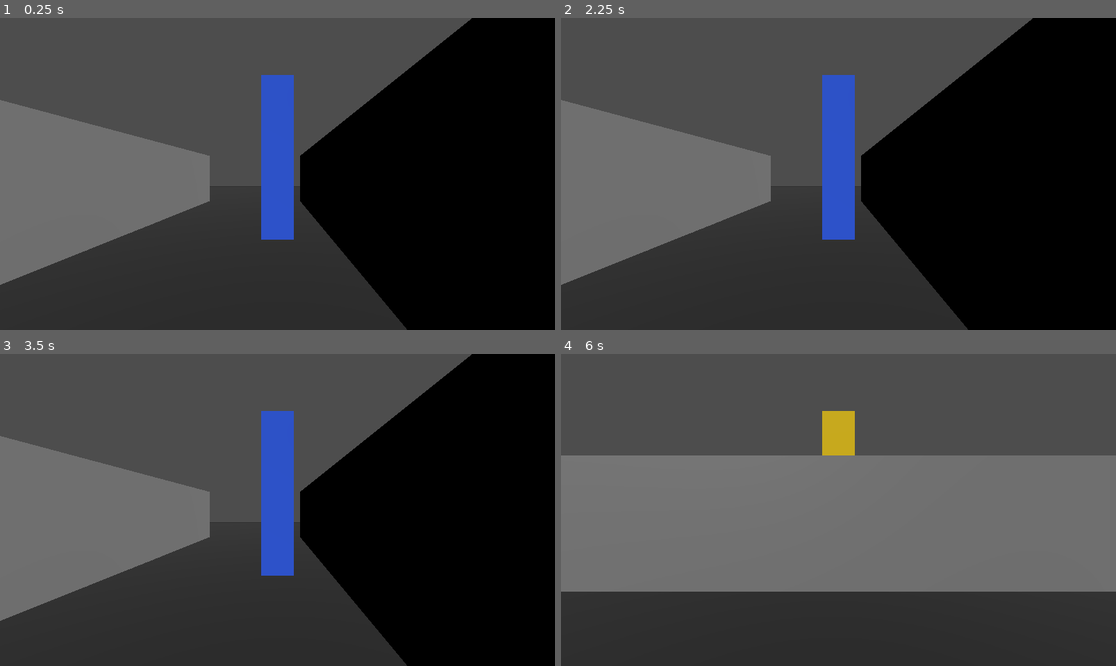
Above: before the commit, frames 1-4 (two rows, left to right).
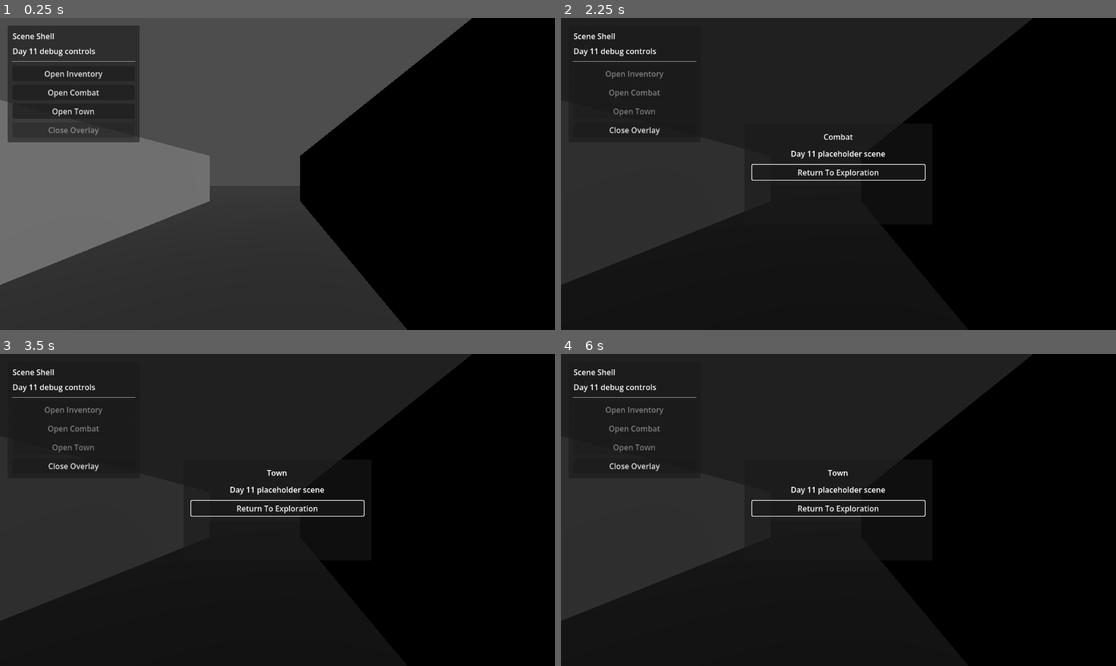
Above: after the commit, the same moments.

Repository: adamico/blobber-godot
Game: Godot game, scene res://scenes/world/manual_test_world.tscn
Two runs of this game, one before a commit and one after it. Both use one fixed random seed, a clock stepped at 60 frames per second and the inputs below. The project has no main scene, so this scene is started directly.
Inputs (mouse positions are in pixels of both pictures, inside the frame that each line leads up to):
- Up to frame 1 (0.25 s): no input
- Up to frame 2 (2.25 s): click (633, 74) at 0.5 s, where only the run after the commit has a clickable "Open Inventory"; click (838, 170) at 1.25 s, where only the run after the commit has a clickable "Return To Exploration"; click (633, 92) at 2 s, where only the run after the commit has a clickable "Open Combat"
- Up to frame 3 (3.5 s): move the mouse to (399, 494) at 2.77 s; hold D (move_right) from 2.78 s (still down); hold C (open_combat, bound only after the commit) from 2.78 s (still down); click (399, 494) at 2.92 s; tap T (open_town, bound only after the commit) at 3.05 s
- Up to frame 4 (6 s): release D (move_right) at 3.5 s; release C (open_combat, bound only after the commit) at 3.5 s; drag from (727, 525) to (810, 572) at 3.52 s; move the mouse to (894, 441) at 4.27 s; hold D (move_right) 4.28-5 s; hold C (open_combat, bound only after the commit) 4.28-5 s; click (894, 441) at 4.42 s; tap T (open_town, bound only after the commit) at 4.55 s; drag from (810, 572) to (672, 463) at 5.02 s; move the mouse to (1005, 556) at 5.77 s; hold Q (turn_left) from 5.78 s (still down); hold Shift from 5.78 s (still down); click (1005, 556) at 5.92 s

The runs differ from the first frame. In frame 1, 12% of the frame differs, in the area x 1-53%, y 2-72%; in frame 2, 65%; in frame 3, 65%; in frame 4, 99%, in the area x 0-100%, y 0-100%.

Commit message:
feat(day11): add scene overlay isolation shell with inventory/combat/town placeholders
implement Day 11 scene transition shell for exploration -> overlay -> exploration flow
add placeholder overlays for inventory, combat, and town with close/back behavior
pause exploration command processing while overlay is active, then resume safely on close
preserve one queued command across overlay transitions and drain on resume
add world-level overlay coordinator with input-action and debug-button triggers
add overlay UX polish: dimmer backdrop, focus handoff on open/close, and debug panel cleanup
remove DebugWorld scene dependency; inline light/floor setup into manual world scene
keep GridMap occupancy/passability wiring intact after world scene refactor
add Day 11 regression tests for:
movement/input isolation while overlay is open
busy + queued command preservation/resume semantics
action-trigger and debug-button trigger paths
update input map with open_inventory, open_combat, open_town, and close_overlay actions

Diff:
--- a/project.godot
+++ b/project.godot
@@ -60,6 +60,26 @@
 , Object(InputEventJoypadButton,"resource_local_to_scene":false,"resource_name":"","device":-1,"button_index":10,"pressure":0.0,"pressed":false,"script":null)
 ]
 }
+open_inventory={
+"deadzone": 0.2,
+"events": [Object(InputEventKey,"resource_local_to_scene":false,"resource_name":"","device":-1,"window_id":0,"alt_pressed":false,"shift_pressed":false,"ctrl_pressed":false,"meta_pressed":false,"pressed":false,"keycode":0,"physical_keycode":73,"key_label":0,"unicode":105,"location":0,"echo":false,"script":null)
+]
+}
+open_combat={
+"deadzone": 0.2,
+"events": [Object(InputEventKey,"resource_local_to_scene":false,"resource_name":"","device":-1,"window_id":0,"alt_pressed":false,"shift_pressed":false,"ctrl_pressed":false,"meta_pressed":false,"pressed":false,"keycode":0,"physical_keycode":67,"key_label":0,"unicode":99,"location":0,"echo":false,"script":null)
+]
+}
+open_town={
+"deadzone": 0.2,
+"events": [Object(InputEventKey,"resource_local_to_scene":false,"resource_name":"","device":-1,"window_id":0,"alt_pressed":false,"shift_pressed":false,"ctrl_pressed":false,"meta_pressed":false,"pressed":false,"keycode":0,"physical_keycode":84,"key_label":0,"unicode":116,"location":0,"echo":false,"script":null)
+]
+}
+close_overlay={
+"deadzone": 0.2,
+"events": [Object(InputEventKey,"resource_local_to_scene":false,"resource_name":"","device":-1,"window_id":0,"alt_pressed":false,"shift_pressed":false,"ctrl_pressed":false,"meta_pressed":false,"pressed":false,"keycode":4194305,"physical_keycode":4194305,"key_label":4194305,"unicode":0,"location":0,"echo":false,"script":null)
+]
+}
 
 [layer_names]
 
--- /dev/null
+++ b/scenes/combat/combat_placeholder.tscn
@@ -0,0 +1,59 @@
+[gd_scene format=3]
+
+[ext_resource type="Script" path="res://scenes/overlays/placeholder_overlay.gd" id="1"]
+
+[node name="CombatPlaceholder" type="Control"]
+layout_mode = 3
+anchors_preset = 15
+anchor_right = 1.0
+anchor_bottom = 1.0
+grow_horizontal = 2
+grow_vertical = 2
+script = ExtResource("1")
+overlay_title = "Combat"
+overlay_subtitle = "Day 11 placeholder scene"
+
+[node name="Dimmer" type="ColorRect" parent="."]
+layout_mode = 1
+anchors_preset = 15
+anchor_right = 1.0
+anchor_bottom = 1.0
+grow_horizontal = 2
+grow_vertical = 2
+mouse_filter = 2
+color = Color(0, 0, 0, 0.58)
+
+[node name="Center" type="CenterContainer" parent="."]
+layout_mode = 1
+anchors_preset = 15
+anchor_right = 1.0
+anchor_bottom = 1.0
+grow_horizontal = 2
+grow_vertical = 2
+
+[node name="Panel" type="PanelContainer" parent="Center"]
+custom_minimum_size = Vector2(390, 210)
+layout_mode = 2
+
+[node name="Margin" type="MarginContainer" parent="Center/Panel"]
+layout_mode = 2
+theme_override_constants/margin_left = 16
+theme_override_constants/margin_top = 16
+theme_override_constants/margin_right = 16
+theme_override_constants/margin_bottom = 16
+
+[node name="VBox" type="VBoxContainer" parent="Center/Panel/Margin"]
+layout_mode = 2
+theme_override_constants/separation = 12
+
+[node name="Title" type="Label" parent="Center/Panel/Margin/VBox"]
+layout_mode = 2
+horizontal_alignment = 1
+
+[node name="Subtitle" type="Label" parent="Center/Panel/Margin/VBox"]
+layout_mode = 2
+horizontal_alignment = 1
+
+[node name="CloseButton" type="Button" parent="Center/Panel/Margin/VBox"]
+layout_mode = 2
+text = "Return To Exploration"
--- /dev/null
+++ b/scenes/inventory/inventory_placeholder.tscn
@@ -0,0 +1,59 @@
+[gd_scene format=3]
+
+[ext_resource type="Script" path="res://scenes/overlays/placeholder_overlay.gd" id="1"]
+
+[node name="InventoryPlaceholder" type="Control"]
+layout_mode = 3
+anchors_preset = 15
+anchor_right = 1.0
+anchor_bottom = 1.0
+grow_horizontal = 2
+grow_vertical = 2
+script = ExtResource("1")
+overlay_title = "Inventory"
+overlay_subtitle = "Day 11 placeholder scene"
+
+[node name="Dimmer" type="ColorRect" parent="."]
+layout_mode = 1
+anchors_preset = 15
+anchor_right = 1.0
+anchor_bottom = 1.0
+grow_horizontal = 2
+grow_vertical = 2
+mouse_filter = 2
+color = Color(0, 0, 0, 0.58)
+
+[node name="Center" type="CenterContainer" parent="."]
+layout_mode = 1
+anchors_preset = 15
+anchor_right = 1.0
+anchor_bottom = 1.0
+grow_horizontal = 2
+grow_vertical = 2
+
+[node name="Panel" type="PanelContainer" parent="Center"]
+custom_minimum_size = Vector2(390, 210)
+layout_mode = 2
+
+[node name="Margin" type="MarginContainer" parent="Center/Panel"]
+layout_mode = 2
+theme_override_constants/margin_left = 16
+theme_override_constants/margin_top = 16
+theme_override_constants/margin_right = 16
+theme_override_constants/margin_bottom = 16
+
+[node name="VBox" type="VBoxContainer" parent="Center/Panel/Margin"]
+layout_mode = 2
+theme_override_constants/separation = 12
+
+[node name="Title" type="Label" parent="Center/Panel/Margin/VBox"]
+layout_mode = 2
+horizontal_alignment = 1
+
+[node name="Subtitle" type="Label" parent="Center/Panel/Margin/VBox"]
+layout_mode = 2
+horizontal_alignment = 1
+
+[node name="CloseButton" type="Button" parent="Center/Panel/Margin/VBox"]
+layout_mode = 2
+text = "Return To Exploration"
--- /dev/null
+++ b/scenes/overlays/placeholder_overlay.gd
@@ -0,0 +1,41 @@
+extends Control
+
+signal close_requested
+
+@export var overlay_title := "Placeholder"
+@export var overlay_subtitle := "Scene shell"
+
+@onready var _title_label: Label = get_node_or_null("Center/Panel/Margin/VBox/Title")
+@onready var _subtitle_label: Label = get_node_or_null("Center/Panel/Margin/VBox/Subtitle")
+@onready var _close_button: Button = get_node_or_null("Center/Panel/Margin/VBox/CloseButton")
+
+
+func _ready() -> void:
+	if _title_label != null:
+		_title_label.text = overlay_title
+	if _subtitle_label != null:
+		_subtitle_label.text = overlay_subtitle
+	if _close_button != null:
+		_close_button.pressed.connect(_on_close_pressed)
+		_close_button.call_deferred("grab_focus")
+
+
+func request_overlay_focus() -> void:
+	if _close_button != null:
+		_close_button.grab_focus()
+
+
+func _unhandled_input(event: InputEvent) -> void:
+	if event is InputEventKey and event.echo:
+		return
+
+	if not event.is_pressed():
+		return
+
+	if event.is_action_pressed("close_overlay") or event.is_action_pressed("ui_cancel"):
+		close_requested.emit()
+		get_viewport().set_input_as_handled()
+
+
+func _on_close_pressed() -> void:
+	close_requested.emit()
--- a/scenes/player/player.gd
+++ b/scenes/player/player.gd
@@ -8,6 +8,7 @@
 @export var movement_config: MovementConfig
 @export var eye_height := 0.6
 @export var input_actions_enabled := true
+@export var command_processing_enabled := true
 @export var debug_log_input_actions := false
 
 const INVALID_COMMAND := -1
@@ -44,10 +45,24 @@
     if movement_controller == null:
         return false
 
+    if not command_processing_enabled:
+        return false
+
     if movement_controller.is_busy:
         return _enqueue_command(cmd)
 
     return movement_controller.execute_command(cmd)
+
+
+func pause_exploration_commands() -> void:
+    input_actions_enabled = false
+    command_processing_enabled = false
+
+
+func resume_exploration_commands() -> void:
+    command_processing_enabled = true
+    input_actions_enabled = true
+    _drain_queued_command()
 
 
 func execute_action(action: StringName) -> bool:
@@ -187,6 +202,15 @@
 
 func _drain_queued_command() -> void:
     if _queued_command == INVALID_COMMAND:
+        return
+
+    if not command_processing_enabled:
+        return
+
+    if movement_controller == null:
+        return
+
+    if movement_controller.is_busy:
         return
 
     var queued_cmd := _queued_command
--- /dev/null
+++ b/scenes/town/town_placeholder.tscn
@@ -0,0 +1,59 @@
+[gd_scene format=3]
+
+[ext_resource type="Script" path="res://scenes/overlays/placeholder_overlay.gd" id="1"]
+
+[node name="TownPlaceholder" type="Control"]
+layout_mode = 3
+anchors_preset = 15
+anchor_right = 1.0
+anchor_bottom = 1.0
+grow_horizontal = 2
+grow_vertical = 2
+script = ExtResource("1")
+overlay_title = "Town"
+overlay_subtitle = "Day 11 placeholder scene"
+
+[node name="Dimmer" type="ColorRect" parent="."]
+layout_mode = 1
+anchors_preset = 15
+anchor_right = 1.0
+anchor_bottom = 1.0
+grow_horizontal = 2
+grow_vertical = 2
+mouse_filter = 2
+color = Color(0, 0, 0, 0.58)
+
+[node name="Center" type="CenterContainer" parent="."]
+layout_mode = 1
+anchors_preset = 15
+anchor_right = 1.0
+anchor_bottom = 1.0
+grow_horizontal = 2
+grow_vertical = 2
+
+[node name="Panel" type="PanelContainer" parent="Center"]
+custom_minimum_size = Vector2(390, 210)
+layout_mode = 2
+
+[node name="Margin" type="MarginContainer" parent="Center/Panel"]
+layout_mode = 2
+theme_override_constants/margin_left = 16
+theme_override_constants/margin_top = 16
+theme_override_constants/margin_right = 16
+theme_override_constants/margin_bottom = 16
+
+[node name="VBox" type="VBoxContainer" parent="Center/Panel/Margin"]
+layout_mode = 2
+theme_override_constants/separation = 12
+
+[node name="Title" type="Label" parent="Center/Panel/Margin/VBox"]
+layout_mode = 2
+horizontal_alignment = 1
+
+[node name="Subtitle" type="Label" parent="Center/Panel/Margin/VBox"]
+layout_mode = 2
+horizontal_alignment = 1
+
+[node name="CloseButton" type="Button" parent="Center/Panel/Margin/VBox"]
+layout_mode = 2
+text = "Return To Exploration"
--- a/scenes/world/debug_world_builder.gd
+++ /dev/null
@@ -1,63 +0,0 @@
-extends Node3D
-
-func _ready() -> void:
-	_add_light()
-	_add_floor()
-	_add_direction_markers()
-
-
-func _add_light() -> void:
-	var light := DirectionalLight3D.new()
-	light.rotation_degrees = Vector3(-50, 45, 0)
-	light.light_energy = 1.2
-	add_child(light)
-
-
-func _add_floor() -> void:
-	var mesh_instance := MeshInstance3D.new()
-	var plane := PlaneMesh.new()
-	plane.size = Vector2(20, 20)
-	plane.subdivide_depth = 9
-	plane.subdivide_width = 9
-	mesh_instance.mesh = plane
-	var mat := StandardMaterial3D.new()
-	mat.albedo_color = Color(0.35, 0.35, 0.35)
-	mat.albedo_texture = _make_grid_texture()
-	mesh_instance.material_override = mat
-	add_child(mesh_instance)
-
-
-func _add_direction_markers() -> void:
-	# Each pillar is 2 cells away from origin in its cardinal direction.
-	# Facing NORTH (yaw=0) => blue pillar dead ahead.
-	_add_pillar(Vector3(0.0, 0.75, -2.0), Color(0.2, 0.4, 1.0), "North_Blue")
-	_add_pillar(Vector3(2.0, 0.75,  0.0), Color(1.0, 0.2, 0.2), "East_Red")
-	_add_pillar(Vector3(0.0, 0.75,  2.0), Color(0.2, 0.8, 0.2), "South_Green")
-	_add_pillar(Vector3(-2.0, 0.75, 0.0), Color(1.0, 0.85, 0.1), "West_Yellow")
-
-
-func _add_pillar(pos: Vector3, color: Color, label: String) -> void:
-	var mesh_instance := MeshInstance3D.new()
-	mesh_instance.name = label
-	var box := BoxMesh.new()
-	box.size = Vector3(0.3, 1.5, 0.3)
-	mesh_instance.mesh = box
-	mesh_instance.position = pos
-	var mat := StandardMaterial3D.new()
-	mat.albedo_color = color
-	mesh_instance.material_override = mat
-	add_child(mesh_instance)
-
-
-func _make_grid_texture() -> ImageTexture:
-	var size := 64
-	var img := Image.create(size, size, false, Image.FORMAT_RGB8)
-	img.fill(Color(0.35, 0.35, 0.35))
-	for x in range(size):
-		img.set_pixel(x, 0, Color(0.15, 0.15, 0.15))
-		img.set_pixel(x, size - 1, Color(0.15, 0.15, 0.15))
-	for y in range(size):
-		img.set_pixel(0, y, Color(0.15, 0.15, 0.15))
-		img.set_pixel(size - 1, y, Color(0.15, 0.15, 0.15))
-	var tex := ImageTexture.create_from_image(img)
-	return tex
--- a/scenes/world/manual_test_world.gd
+++ b/scenes/world/manual_test_world.gd
@@ -3,11 +3,219 @@
 @export var occupancy_wall_layer := 0
 @export var auto_align_gridmap_visual := true
 
+const INVENTORY_OVERLAY_PATH := "res://scenes/inventory/inventory_placeholder.tscn"
+const COMBAT_OVERLAY_PATH := "res://scenes/combat/combat_placeholder.tscn"
+const TOWN_OVERLAY_PATH := "res://scenes/town/town_placeholder.tscn"
+
+const OVERLAY_INVENTORY := &"inventory"
+const OVERLAY_COMBAT := &"combat"
+const OVERLAY_TOWN := &"town"
+
 var _occupancy: GridOccupancyMap
+var _active_overlay: Control
+var _active_overlay_kind: StringName = StringName()
+
+@onready var _player: Player = get_node_or_null("Player")
+@onready var _overlay_mount: Control = get_node_or_null("OverlayLayer/OverlayMount")
+@onready var _btn_open_inventory: Button = get_node_or_null("OverlayLayer/DebugPanel/Margin/VBox/OpenInventory")
+@onready var _btn_open_combat: Button = get_node_or_null("OverlayLayer/DebugPanel/Margin/VBox/OpenCombat")
+@onready var _btn_open_town: Button = get_node_or_null("OverlayLayer/DebugPanel/Margin/VBox/OpenTown")
+@onready var _btn_close_overlay: Button = get_node_or_null("OverlayLayer/DebugPanel/Margin/VBox/CloseOverlay")
 
 func _ready() -> void:
+	_add_light()
+	_add_floor()
+
 	# Defer to ensure all children (including Player) have finished _ready().
 	_wire_occupancy.call_deferred()
+	_wire_overlay_controls()
+	_refresh_debug_buttons()
+
+
+func _unhandled_input(event: InputEvent) -> void:
+	if event is InputEventKey and event.echo:
+		return
+
+	if event.is_action_pressed("open_inventory"):
+		open_overlay(OVERLAY_INVENTORY)
+		get_viewport().set_input_as_handled()
+		return
+
+	if event.is_action_pressed("open_combat"):
+		open_overlay(OVERLAY_COMBAT)
+		get_viewport().set_input_as_handled()
+		return
+
+	if event.is_action_pressed("open_town"):
+		open_overlay(OVERLAY_TOWN)
+		get_viewport().set_input_as_handled()
+		return
+
+	if event.is_action_pressed("close_overlay") or event.is_action_pressed("ui_cancel"):
+		close_active_overlay()
+		get_viewport().set_input_as_handled()
+		return
+
+
+func has_active_overlay() -> bool:
+	return is_instance_valid(_active_overlay)
+
+
+func active_overlay_kind() -> StringName:
+	return _active_overlay_kind
+
+
+func open_inventory_overlay() -> void:
+	open_overlay(OVERLAY_INVENTORY)
+
+
+func open_combat_overlay() -> void:
+	open_overlay(OVERLAY_COMBAT)
+
+
+func open_town_overlay() -> void:
+	open_overlay(OVERLAY_TOWN)
+
+
+func open_overlay(kind: StringName) -> void:
+	if _overlay_mount == null:
+		return
+
+	if _active_overlay_kind == kind and has_active_overlay():
+		return
+
+	_close_overlay_internal(false)
+
+	var scene := _scene_for_overlay(kind)
+	if scene == null:
+		return
+
+	var overlay := scene.instantiate() as Control
+	if overlay == null:
+		return
+
+	_overlay_mount.add_child(overlay)
+	if overlay.has_signal("close_requested"):
+		overlay.connect("close_requested", _on_overlay_close_requested)
+
+	_active_overlay = overlay
+	_active_overlay_kind = kind
+	_set_exploration_active(false)
+	_refresh_debug_buttons()
+
+	if overlay.has_method("request_overlay_focus"):
+		overlay.call_deferred("request_overlay_focus")
+
+
+func close_active_overlay() -> void:
+	_close_overlay_internal(true)
+
+
+func _wire_overlay_controls() -> void:
+	if _btn_open_inventory != null:
+		_btn_open_inventory.pressed.connect(open_inventory_overlay)
+	if _btn_open_combat != null:
+		_btn_open_combat.pressed.connect(open_combat_overlay)
+	if _btn_open_town != null:
+		_btn_open_town.pressed.connect(open_town_overlay)
+	if _btn_close_overlay != null:
+		_btn_close_overlay.pressed.connect(close_active_overlay)
+
+
+func _refresh_debug_buttons() -> void:
+	var overlay_open := has_active_overlay()
+
+	if _btn_open_inventory != null:
+		_btn_open_inventory.disabled = overlay_open
+	if _btn_open_combat != null:
+		_btn_open_combat.disabled = overlay_open
+	if _btn_open_town != null:
+		_btn_open_town.disabled = overlay_open
+	if _btn_close_overlay != null:
+		_btn_close_overlay.disabled = not overlay_open
+
+
+func _set_exploration_active(is_active: bool) -> void:
+	if _player == null:
+		return
+
+	if is_active:
+		_player.resume_exploration_commands()
+	else:
+		_player.pause_exploration_commands()
+
+
+func _scene_for_overlay(kind: StringName) -> PackedScene:
+	match kind:
+		OVERLAY_INVENTORY:
+			return load(INVENTORY_OVERLAY_PATH) as PackedScene
+		OVERLAY_COMBAT:
+			return load(COMBAT_OVERLAY_PATH) as PackedScene
+		OVERLAY_TOWN:
+			return load(TOWN_OVERLAY_PATH) as PackedScene
+		_:
+			return null
+
+
+func _close_overlay_internal(restore_exploration: bool) -> void:
+	if has_active_overlay():
+		_active_overlay.queue_free()
+
+	_active_overlay = null
+	_active_overlay_kind = StringName()
+
+	if restore_exploration:
+		_set_exploration_active(true)
+		if _btn_open_inventory != null:
+			_btn_open_inventory.call_deferred("grab_focus")
+
+	_refresh_debug_buttons()
+
+
+func _on_overlay_close_requested() -> void:
+	close_active_overlay()
+
+
+func _add_light() -> void:
+	var light := DirectionalLight3D.new()
+	light.rotation_degrees = Vector3(-50, 45, 0)
+	light.light_energy = 1.2
+	add_child(light)
+
+
+func _add_floor() -> void:
+	var mesh_instance := MeshInstance3D.new()
+	mesh_instance.name = "DebugFloor"
+
+	var plane := PlaneMesh.new()
+	plane.size = Vector2(20, 20)
+	plane.subdivide_depth = 9
+	plane.subdivide_width = 9
+	mesh_instance.mesh = plane
+
+	var mat := StandardMaterial3D.new()
+	mat.albedo_color = Color(0.35, 0.35, 0.35)
+	mat.albedo_texture = _make_grid_texture()
+	mesh_instance.material_override = mat
+
+	add_child(mesh_instance)
+
+
+func _make_grid_texture() -> ImageTexture:
+	var size := 64
+	var img := Image.create(size, size, false, Image.FORMAT_RGB8)
+	img.fill(Color(0.35, 0.35, 0.35))
+
+	for x in range(size):
+		img.set_pixel(x, 0, Color(0.15, 0.15, 0.15))
+		img.set_pixel(x, size - 1, Color(0.15, 0.15, 0.15))
+
+	for y in range(size):
+		img.set_pixel(0, y, Color(0.15, 0.15, 0.15))
+		img.set_pixel(size - 1, y, Color(0.15, 0.15, 0.15))
+
+	var tex := ImageTexture.create_from_image(img)
+	return tex
 
 
 func _wire_occupancy() -> void:
--- a/scenes/world/manual_test_world.tscn
+++ b/scenes/world/manual_test_world.tscn
@@ -1,16 +1,12 @@
 [gd_scene format=3 uid="uid://ci5c4s13iefpr"]
 
 [ext_resource type="PackedScene" uid="uid://fib5upfjwmcx" path="res://scenes/player/player.tscn" id="1"]
-[ext_resource type="Script" uid="uid://ckj8u3iqlgkw0" path="res://scenes/world/debug_world_builder.gd" id="2"]
 [ext_resource type="Resource" uid="uid://bpsbwt82uliw4" path="res://resources/movement_config.tres" id="3_1cgsu"]
 [ext_resource type="Script" uid="uid://gu3lsi7vt4st" path="res://scenes/world/manual_test_world.gd" id="4"]
 [ext_resource type="MeshLibrary" uid="uid://bxgdx6gy414a7" path="res://resources/mesh_library/simple_mesh_library.tres" id="5_71y6c"]
 
 [node name="ManualTestWorld" type="Node3D" unique_id=1276884268]
 script = ExtResource("4")
-
-[node name="DebugWorld" type="Node3D" parent="." unique_id=1352228884]
-script = ExtResource("2")
 
 [node name="Player" parent="." unique_id=1354958968 instance=ExtResource("1")]
 movement_config = ExtResource("3_1cgsu")
@@ -23,3 +19,59 @@
 "cells": PackedInt32Array(1, 0, 393216, 65534, 0, 393216, 65534, 65534, 393216, 65534, 65535, 393216, 1, 65535, 393216, 1, 65534, 393216, 1, 65533, 393216, 65534, 65533, 393216, 65534, 65532, 393216, 1, 65532, 393216, 65534, 1, 393216, 65534, 2, 393216, 1, 2, 393216, 1, 1, 393216)
 }
 metadata/_editor_floor_ = Vector3(0, 0, 0)
+
+[node name="OverlayLayer" type="CanvasLayer" parent="." unique_id=189560015]
+
+[node name="OverlayMount" type="Control" parent="OverlayLayer" unique_id=178000111]
+layout_mode = 3
+anchors_preset = 15
+anchor_right = 1.0
+anchor_bottom = 1.0
+grow_horizontal = 2
+grow_vertical = 2
+mouse_filter = 2
+
+[node name="DebugPanel" type="PanelContainer" parent="OverlayLayer" unique_id=176999220]
+offset_left = 16.0
+offset_top = 16.0
+offset_right = 290.0
+offset_bottom = 228.0
+
+[node name="Margin" type="MarginContainer" parent="OverlayLayer/DebugPanel" unique_id=211122334]
+layout_mode = 2
+theme_override_constants/margin_left = 10
+theme_override_constants/margin_top = 10
+theme_override_constants/margin_right = 10
+theme_override_constants/margin_bottom = 10
+
+[node name="VBox" type="VBoxContainer" parent="OverlayLayer/DebugPanel/Margin" unique_id=211122335]
+layout_mode = 2
+theme_override_constants/separation = 8
+
+[node name="Title" type="Label" parent="OverlayLayer/DebugPanel/Margin/VBox" unique_id=211122340]
+layout_mode = 2
+text = "Scene Shell"
+
+[node name="Subtitle" type="Label" parent="OverlayLayer/DebugPanel/Margin/VBox" unique_id=211122341]
+layout_mode = 2
+text = "Day 11 debug controls"
+
+[node name="Divider" type="HSeparator" parent="OverlayLayer/DebugPanel/Margin/VBox" unique_id=211122342]
+layout_mode = 2
+
+[node name="OpenInventory" type="Button" parent="OverlayLayer/DebugPanel/Margin/VBox" unique_id=211122336]
+layout_mode = 2
+text = "Open Inventory"
+
+[node name="OpenCombat" type="Button" parent="OverlayLayer/DebugPanel/Margin/VBox" unique_id=211122337]
+layout_mode = 2
+text = "Open Combat"
+
+[node name="OpenTown" type="Button" parent="OverlayLayer/DebugPanel/Margin/VBox" unique_id=211122338]
+layout_mode = 2
+text = "Open Town"
+
+[node name="CloseOverlay" type="Button" parent="OverlayLayer/DebugPanel/Margin/VBox" unique_id=211122339]
+layout_mode = 2
+disabled = true
+text = "Close Overlay"
--- /dev/null
+++ b/tests/test_player_day11_scene_transitions.gd
@@ -0,0 +1,100 @@
+extends GutTest
+
+const WORLD_SCENE := preload("res://scenes/world/manual_test_world.tscn")
+
+
+func _spawn_world() -> Node3D:
+	var world := WORLD_SCENE.instantiate() as Node3D
+	add_child_autofree(world)
+	await get_tree().process_frame
+	await get_tree().process_frame
+	return world
+
+
+func _player(world: Node3D) -> Player:
+	var player := world.get_node_or_null("Player") as Player
+	assert_not_null(player, "Manual test world must include Player")
+	return player
+
+
+func _wait_until_not_busy(player: Player, max_frames: int = 240) -> void:
+	for _i in range(max_frames):
+		if not player.movement_controller.is_busy:
+			return
+		await get_tree().process_frame
+	fail_test("Timed out waiting for movement controller to become idle")
+
+
+func _press_action(target: Node, action_name: StringName) -> void:
+	var event := InputEventAction.new()
+	event.action = action_name
+	event.pressed = true
+	target._unhandled_input(event)
+
+
+func test_overlay_blocks_exploration_until_close() -> void:
+	var world := await _spawn_world()
+	var player := _player(world)
+	player.movement_config.smooth_mode = false
+
+	world.open_inventory_overlay()
+	assert_true(world.has_active_overlay())
+
+	var start_cell := player.grid_state.cell
+	assert_false(player.execute_action(&"move_forward"))
+	assert_false(player.execute_command(PlayerCommand.Type.STEP_FORWARD))
+	assert_eq(player.grid_state.cell, start_cell)
+
+	world.close_active_overlay()
+	assert_false(world.has_active_overlay())
+
+	assert_true(player.execute_action(&"move_forward"))
+	assert_eq(player.grid_state.cell, Vector2i(0, -1))
+
+
+func test_busy_queue_is_preserved_across_overlay_and_runs_once_on_resume() -> void:
+	var world := await _spawn_world()
+	var player := _player(world)
+	player.movement_config.smooth_mode = true
+	player.movement_config.step_duration = 0.04
+	player.movement_config.turn_duration = 0.03
+
+	assert_true(player.execute_command(PlayerCommand.Type.STEP_FORWARD))
+	assert_true(player.execute_command(PlayerCommand.Type.TURN_RIGHT))
+
+	world.open_inventory_overlay()
+	assert_true(world.has_active_overlay())
+	assert_false(player.execute_action(&"turn_left"))
+
+	await _wait_until_not_busy(player)
+	assert_eq(player.grid_state.cell, Vector2i(0, -1))
+	assert_eq(player.grid_state.facing, GridDefinitions.Facing.NORTH)
+
+	world.close_active_overlay()
+	await _wait_until_not_busy(player)
+
+	assert_eq(player.grid_state.cell, Vector2i(0, -1))
+	assert_eq(player.grid_state.facing, GridDefinitions.Facing.EAST)
+
+
+func test_action_and_debug_button_triggers_open_expected_overlay() -> void:
+	var world := await _spawn_world()
+
+	_press_action(world, &"open_town")
+	assert_true(world.has_active_overlay())
+	assert_eq(world.active_overlay_kind(), &"town")
+
+	world.close_active_overlay()
+	assert_false(world.has_active_overlay())
+
+	var open_inventory := world.get_node_or_null("OverlayLayer/DebugPanel/Margin/VBox/OpenInventory") as Button
+	assert_not_null(open_inventory)
+	open_inventory.emit_signal("pressed")
+
+	assert_true(world.has_active_overlay())
+	assert_eq(world.active_overlay_kind(), &"inventory")
+
+	var close_overlay := world.get_node_or_null("OverlayLayer/DebugPanel/Margin/VBox/CloseOverlay") as Button
+	assert_not_null(close_overlay)
+	close_overlay.emit_signal("pressed")
+	assert_false(world.has_active_overlay())
Not shown, added: scenes/overlays/placeholder_overlay.gd.uid
Not shown, removed: scenes/world/debug_world_builder.gd.uid
Not shown, added: tests/test_player_day11_scene_transitions.gd.uid
